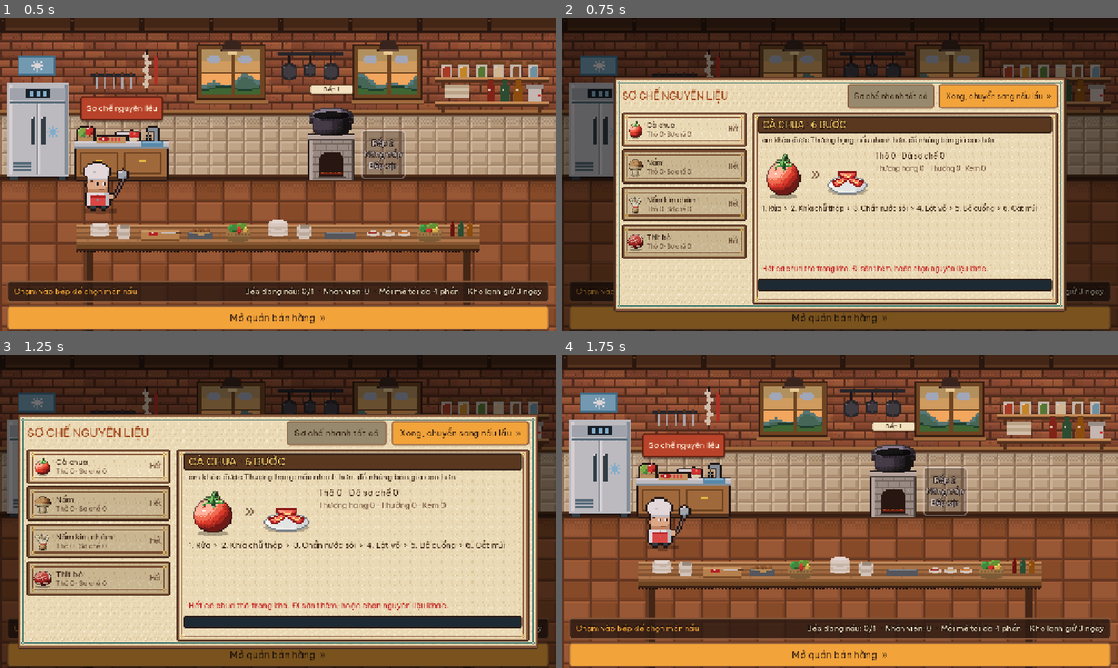
Above: before the commit, frames 1-4 (two rows, left to right).
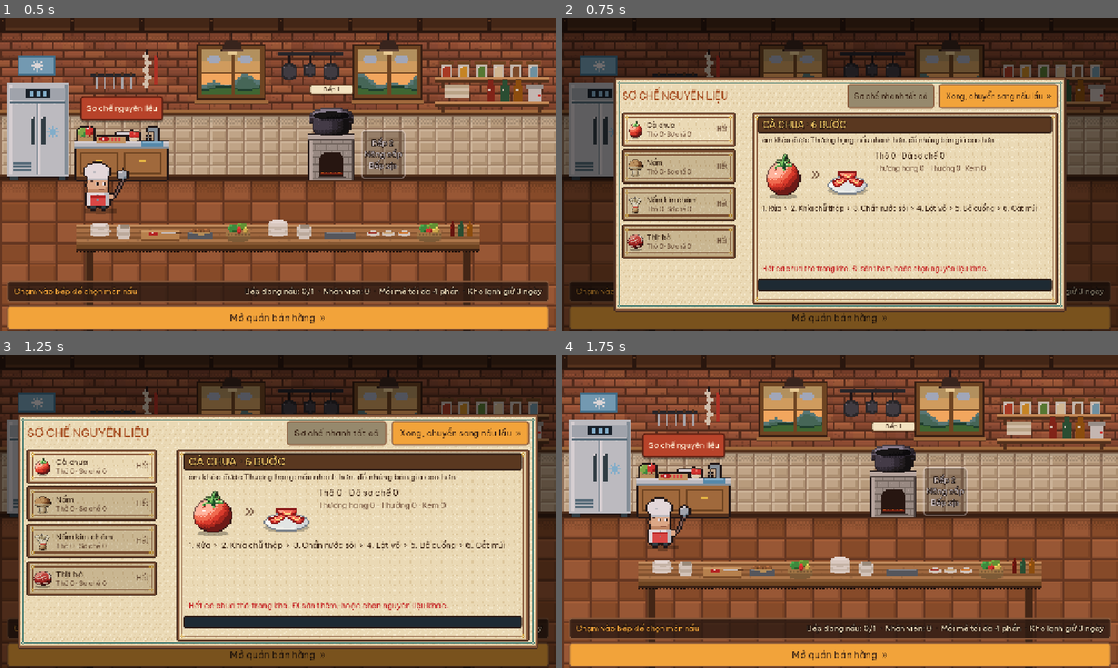
Above: after the commit, the same moments.

Repository: Znoywho/HotPot_SUNSUT
Game: Godot game, scene res://scenes/cook/cook_phase.tscn
Two runs of this game, one before a commit and one after it. Both use one fixed random seed, a clock stepped at 60 frames per second and the inputs below. This scene is started directly instead of the project's main scene.
Inputs:
- Up to frame 1 (0.5 s): no input
- Up to frame 2 (0.75 s): click "Sơ chế nguyên liệu" at 0.5 s
- Up to frame 3 (1.25 s): no input
- Up to frame 4 (1.75 s): click "Mở quán bán hàng »" at 1.25 s

Frame 1 is identical in both runs. In frame 2, 1.3% of the frame differs, in the area x 16-34%, y 30-77%; in frame 3, 1.4%, in the area x 8-31%, y 30-77%; in frame 4, nothing differs.

Commit message:
[Cần Tuấn xem] Hiệu ứng ăn mới (hơi nóng, bọt sôi, đũa gắp đồ thay khói nổ); danh sách sơ chế vuốt cuộn được trên điện thoại, thanh cuộn to

Diff:
--- a/scenes/cook/prep_panel.gd
+++ b/scenes/cook/prep_panel.gd
@@ -31,6 +31,8 @@
 var _needs: Dictionary = {} ## id -> số phần cần cho 1 mẻ món hôm nay.
 var _ids: Array[String] = []
 var _list: VBoxContainer
+var _scroll: ScrollContainer
+var _scroll_at_press := 0 ## Vị trí cuộn lúc chạm thẻ: vuốt cuộn rồi thả trên thẻ thì không tính là chọn.
 var _buttons: Dictionary = {} ## id -> Button
 var _host: Control
 var _view: Control = null ## Màn giới thiệu / kết quả / sơ chế nhanh (trong khung phải).
@@ -101,11 +103,19 @@
 	var scroll := ScrollContainer.new()
 	scroll.custom_minimum_size = Vector2(LIST_W, 0)
 	scroll.horizontal_scroll_mode = ScrollContainer.SCROLL_MODE_DISABLED
+	_scroll = scroll
+	_style_scrollbar(scroll.get_v_scroll_bar())
 	body.add_child(scroll)
 	_list = VBoxContainer.new()
 	_list.size_flags_horizontal = SIZE_EXPAND_FILL
 	_list.add_theme_constant_override("separation", 6)
-	scroll.add_child(_list)
+	# Chừa chỗ bên phải cho thanh cuộn to để không đè lên thẻ.
+	var list_margin := MarginContainer.new()
+	list_margin.size_flags_horizontal = SIZE_EXPAND_FILL
+	list_margin.mouse_filter = MOUSE_FILTER_PASS
+	list_margin.add_theme_constant_override("margin_right", 30)
+	scroll.add_child(list_margin)
+	list_margin.add_child(_list)
 
 	var game_card := PanelContainer.new()
 	game_card.add_theme_stylebox_override("panel", HuntUI.paper_style("paper_card", 8, Vector2(16, 10)))
@@ -174,6 +184,25 @@
 		_select(id)
 
 
+## Thanh cuộn to, dễ kéo bằng ngón tay (mặc định quá mảnh trên điện thoại).
+func _style_scrollbar(bar: VScrollBar) -> void:
+	bar.custom_minimum_size.x = 24
+	var track := StyleBoxFlat.new()
+	track.bg_color = Color(0.23, 0.14, 0.09, 0.35)
+	track.set_corner_radius_all(6)
+	bar.add_theme_stylebox_override("scroll", track)
+	bar.add_theme_stylebox_override("scroll_focus", track)
+	for state in ["grabber", "grabber_highlight", "grabber_pressed"]:
+		var g := StyleBoxFlat.new()
+		g.bg_color = Color("8a5a3c") if state == "grabber" else Color("a6714c")
+		g.border_color = Color("5a3820")
+		g.set_border_width_all(2)
+		g.set_corner_radius_all(6)
+		g.content_margin_left = 10
+		g.content_margin_right = 10
+		bar.add_theme_stylebox_override(state, g)
+
+
 func close_panel() -> void:
 	_abort_session()
 	closed.emit()
@@ -246,7 +275,11 @@
 		var b := HuntUI.card_button()
 		b.custom_minimum_size = Vector2(0, 80)
 		b.size_flags_horizontal = SIZE_EXPAND_FILL
+		b.mouse_filter = MOUSE_FILTER_PASS # Vuốt bắt đầu trên thẻ vẫn cuộn được danh sách (điện thoại).
+		b.button_down.connect(func(): _scroll_at_press = _scroll.scroll_vertical)
 		b.pressed.connect(func():
+			if _scroll.scroll_vertical != _scroll_at_press:
+				return # Ngón tay vừa vuốt cuộn rồi thả trên thẻ: không chọn nhầm.
 			if not _busy:
 				_select(id))
 		var row := HBoxContainer.new()
--- a/scenes/sell/table_visual.gd
+++ b/scenes/sell/table_visual.gd
@@ -21,9 +21,6 @@
 }
 const GUEST_SIZE := 96.0 ## Cỡ hình khách ở tỉ lệ 1 (32 x 3).
 const POT_SIZE := Vector2(64, 56)
-const SMOKE_TEXTURE := "res://assets/sprites/fx/smoke.png"
-const SMOKE_FRAME := 48
-const SMOKE_FPS := 10.0
 const BAR_SIZE := Vector2(104, 12)
 const SPRITE_PX := 32.0
 const POT_PX := Vector2(32, 28)
@@ -32,7 +29,7 @@
 var number := 1
 var guests: Array[TextureRect] = [] ## Một hình cho mỗi ghế.
 var pot: TextureRect
-var smoke: TextureRect
+var smoke: Control ## Hơi nóng bốc lên + đũa khách gắp đồ trong nồi lúc đang ăn (_EatFx).
 var bubble: PanelContainer
 var _fur: Dictionary
 var _rx := 74.0
@@ -41,8 +38,6 @@
 var _seat_order: Array[int] = [] ## Thứ tự ngồi: ghế phía sau trước (thấy mặt khách), phía trước sau cùng.
 var _looks: Array = [] ## Hình mặt trước của khách ở từng ghế (để đi ra cửa).
 var _base_y: Array[float] = [] ## Vị trí y gốc của hình khách từng ghế (trước khi nhún).
-var _smoke_atlas: AtlasTexture
-var _smoke_time := 0.0
 var _top: Control
 var _front_chairs: Control
 var _number: Label
@@ -105,16 +100,10 @@
 	pot.mouse_filter = MOUSE_FILTER_IGNORE
 	pot.visible = false
 	add_child(pot)
-	_smoke_atlas = AtlasTexture.new()
-	_smoke_atlas.atlas = load(SMOKE_TEXTURE)
-	_smoke_atlas.region = Rect2(0, 0, SMOKE_FRAME, SMOKE_FRAME)
-	smoke = TextureRect.new()
-	smoke.texture = _smoke_atlas
-	smoke.texture_filter = CanvasItem.TEXTURE_FILTER_NEAREST
-	smoke.expand_mode = TextureRect.EXPAND_IGNORE_SIZE
-	smoke.size = Vector2(48, 48)
-	smoke.mouse_filter = MOUSE_FILTER_IGNORE
-	smoke.visible = false
+	var fx := _EatFx.new()
+	fx.owner_table = self
+	fx.visible = false
+	smoke = fx
 	add_child(smoke)
 
 	# Khách phía trước (quay lưng) nằm trên mặt bàn, lưng ghế phía trước che nửa dưới họ.
@@ -266,7 +255,6 @@
 	var pk := maxi(1, roundi(2.0 * sc - 0.1))
 	pot.size = POT_PX * pk / sc
 	pot.position = Vector2(center().x - pot.size.x / 2.0, CENTER_Y + 8.0 - pot.size.y)
-	smoke.position = Vector2(center().x - 24.0, pot.position.y - 40.0)
 
 
 ## Cho nhóm khách ngồi: ghế phía sau trước (thấy mặt), phía trước sau cùng (quay lưng).
@@ -474,11 +462,6 @@
 	# Chữ số bàn ngay dưới mép trước mặt bàn (giữa hai ghế phía trước), cỡ 18px trên màn hình.
 	var label_at := get_global_transform() * Vector2(center().x, CENTER_Y + _ry + 6.0)
 	_number.position = (label_at - parent_origin - Vector2(_number.size.x * 0.5, 0)).round()
-	if smoke.visible:
-		_smoke_time += delta
-		var frame_count := maxi(1, int(_smoke_atlas.atlas.get_width()) / SMOKE_FRAME)
-		var frame := int(_smoke_time * SMOKE_FPS) % frame_count
-		_smoke_atlas.region = Rect2(frame * SMOKE_FRAME, 0, SMOKE_FRAME, SMOKE_FRAME)
 
 
 func _exit_tree() -> void:
@@ -651,3 +634,80 @@
 			var n := c + Vector2(rng.randf_range(-0.6, 0.6) * t._rx, rng.randf_range(-0.4, 0.5) * t._ry)
 			draw_rect(Rect2(n.x - 5, n.y - 4, 10, 7), Color("f2eee4"))
 			draw_rect(Rect2(n.x - 3, n.y - 1, 6, 2), Color("c9c2b2"))
+
+
+## Lúc đang ăn: hơi nóng mỏng bốc lên từ nồi (lượn nhẹ, mờ dần) và đũa của từng khách lần lượt
+## thò vào nồi gắp đồ nhúng rồi đưa về bát. Vẽ ô vuông pixel, toạ độ bàn.
+class _EatFx extends Control:
+	const FOOD := [Color("c0392b"), Color("6cc27a"), Color("e8c56a"), Color("f2a07b"), Color("f4eee0")]
+	const STICK := Color("e0b878")
+	const STICK_DARK := Color("8a6a3a")
+	var owner_table: TableVisual
+	var _t := 0.0
+
+	func _ready() -> void:
+		mouse_filter = MOUSE_FILTER_IGNORE
+		size = owner_table.size
+
+	func _process(delta: float) -> void:
+		if not visible:
+			return
+		_t += delta
+		queue_redraw()
+
+	func _draw() -> void:
+		var tv := owner_table
+		var rim := Vector2(tv.center().x, tv.pot.position.y + tv.pot.size.y * 0.3)
+		_draw_steam(rim)
+		_draw_chopsticks(tv, rim + Vector2(0, 4))
+
+	## 4 làn hơi: mỗi làn là chuỗi ô bay lên, lượn sin, to dần và mờ dần (có viền xám nhạt cho nổi trên nền gỗ).
+	func _draw_steam(rim: Vector2) -> void:
+		const RISE := 70.0
+		for w in 4:
+			for k in 6:
+				var h := fmod(_t * 26.0 + k * (RISE / 6.0) + w * 9.0, RISE)
+				var f := h / RISE
+				var x := rim.x + (w - 1.5) * 12.0 + sin(h * 0.12 + w * 1.7) * 6.0
+				var sz := roundf(5.0 + f * 6.0)
+				var a := 0.85 * (1.0 - f) * clampf(h / 8.0, 0.0, 1.0)
+				var r := Rect2(Vector2(x, rim.y - 6.0 - h).round() - Vector2(sz, sz) / 2.0, Vector2(sz, sz))
+				draw_rect(r.grow(1), Color(0.55, 0.5, 0.48, a * 0.5))
+				draw_rect(r, Color(1, 1, 1, a))
+		# Bọt sôi lăn tăn trên mặt nồi: nở to rồi vỡ.
+		for k in 5:
+			var ph := fmod(_t * 1.6 + k * 0.37, 1.0)
+			var bx := rim.x + sin(k * 2.3) * 16.0
+			var by := rim.y + 2.0 + cos(k * 1.7) * 3.0
+			var br := roundf(1.0 + ph * 3.0)
+			if ph < 0.85:
+				draw_rect(Rect2(Vector2(bx - br, by - br).round(), Vector2(br * 2, br * 2)), Color(1, 0.95, 0.85, 0.85))
+			else:
+				for d in [Vector2(-4, -3), Vector2(4, -3), Vector2(0, -5)]:
+					draw_rect(Rect2((Vector2(bx, by) + d).round(), Vector2(2, 2)), Color(1, 1, 1, 0.8))
+
+	## Đũa từng khách đang ngồi: thò vào nồi, gắp 1 miếng, đưa về. Mỗi người lệch nhịp, có lúc nghỉ ăn.
+	func _draw_chopsticks(tv: TableVisual, dip_at: Vector2) -> void:
+		var j := 0
+		for i in tv.seats:
+			if not tv.guests[i].visible:
+				continue
+			var cyc := fmod(_t * 0.7 + j * 0.41, 1.0)
+			j += 1
+			if cyc > 0.7:
+				continue # đang nhai, đũa để trên bát
+			var k := sin(cyc / 0.7 * PI) # 0 -> 1 (trong nồi) -> 0
+			var a: float = tv._angles[i]
+			var hand := tv.center() + Vector2(cos(a) * tv._rx * 0.62, sin(a) * tv._ry * 0.55 - 12.0)
+			var dip := dip_at + Vector2(cos(a) * 8.0, sin(a) * 3.0)
+			var tip := hand.lerp(dip, k)
+			var back := tip + (hand - dip).normalized() * 38.0 + Vector2(0, -12)
+			for off in [Vector2.ZERO, Vector2(3, 2)]:
+				draw_line((tip + off).round(), (back + off).round(), Color("3b2416"), 5.0)
+				draw_line((tip + off).round(), (back + off).round(), STICK if off == Vector2.ZERO else STICK_DARK, 3.0)
+			if cyc > 0.35:
+				# Đang gắp miếng đồ nhúng về.
+				var food: Color = FOOD[(i + int(_t * 0.7 + j * 0.41)) % FOOD.size()]
+				draw_rect(Rect2((tip + Vector2(-5, -5)).round(), Vector2(11, 9)), Color("3b2416"))
+				draw_rect(Rect2((tip + Vector2(-4, -4)).round(), Vector2(9, 7)), food)
+				draw_rect(Rect2((tip + Vector2(-3, -4)).round(), Vector2(4, 2)), food.lightened(0.35))
